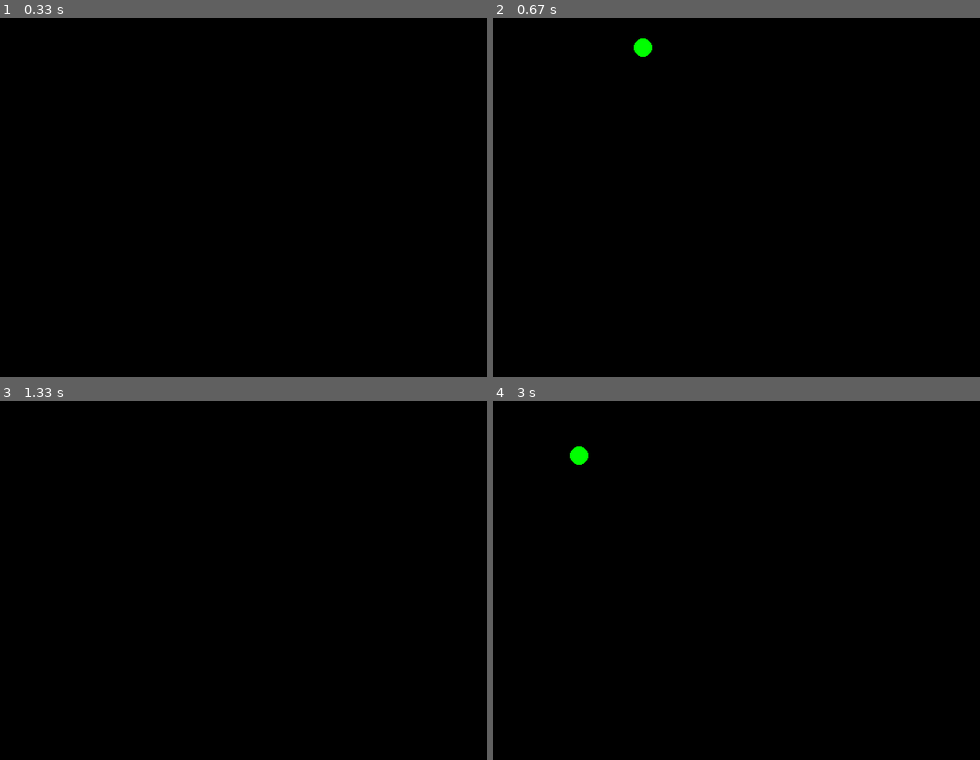
Above: before the commit, frames 1-4 (two rows, left to right).
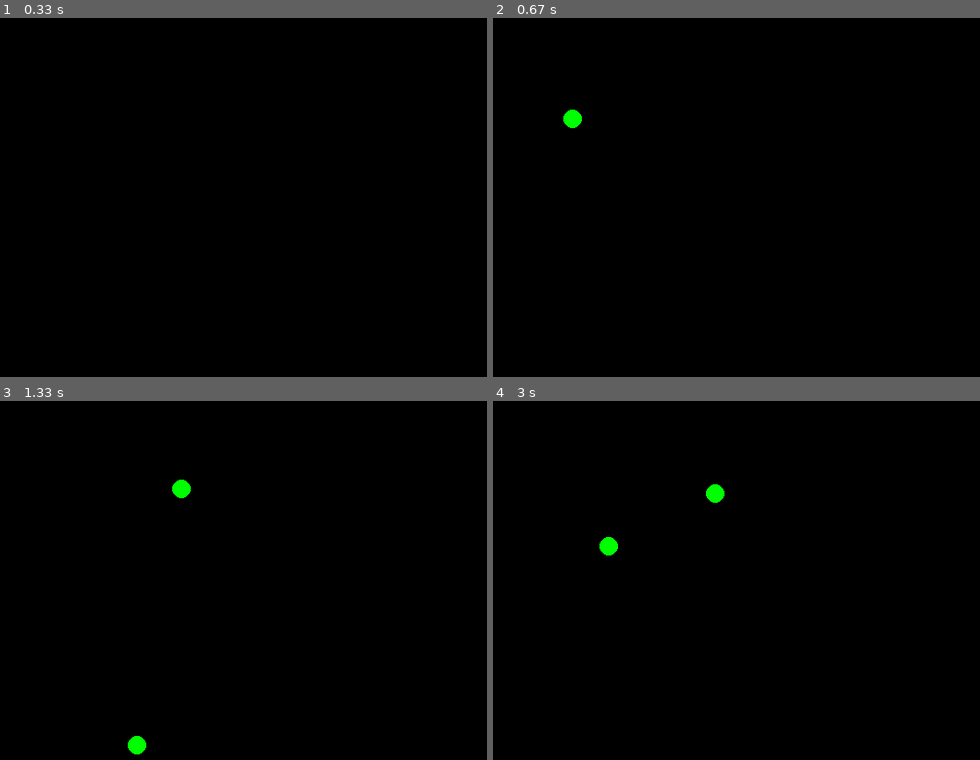
Above: after the commit, the same moments.

Repository: TharitSinsunthorn/Comsem
Game: pygame game, started from particle.py
The game is run twice, just before and just after one commit, with the same random seed, the same clock (stepped at 60 frames per second) and the same inputs.
Inputs (mouse positions are in pixels of both pictures, inside the frame that each line leads up to):
- Up to frame 1 (0.33 s): no input
- Up to frame 2 (0.67 s): click (726, 204) at 0.38 s
- Up to frame 3 (1.33 s): click (238, 609) at 0.72 s; click (63, 530) at 1.05 s
- Up to frame 4 (3 s): click (790, 619) at 1.38 s; click (736, 462) at 1.72 s; click (702, 681) at 2.05 s; click (707, 523) at 2.38 s; click (648, 508) at 2.72 s

Frame 1 is identical in both runs. In frame 2, 0.3% of the frame differs, in the area x 14-33%, y 5-31%; in frame 3, 0.3%; in frame 4, 0.5%, in the area x 15-48%, y 12-44%.

Commit message:
Multiple dot

Diff:
--- a/particle.py
+++ b/particle.py
@@ -1,5 +1,8 @@
 import pygame
 import random
+
+class Particle:
+    pass
 
 def main():
     pygame.init()
@@ -9,9 +12,12 @@
 
     dt = 1.0
     gy = 0.5
+    particle_list = []
+    p = Particle()
+    p.is_alive_ =  False
+    p.x, p.y = 0, 0
+    p.vx, p.vy = 0, 0
     particle_is_alive = False
-    x, y = 0, 0
-    vx, vy = 0, 0
 
     while True:
         frames_per_second = 60
@@ -25,26 +31,29 @@
                 if event.key == pygame.K_ESCAPE:
                     should_quit = True
             elif event.type == pygame.MOUSEBUTTONDOWN:
-                if event.button == 1 and not particle_is_alive:
-                    particle_is_alive = True
-                    x, y = event.pos
-                    vx = random.uniform(-10, 10)
-                    vy = random.uniform(-10, 0)
-
+                if event.button == 1:
+                    p = Particle()
+                    p.is_alive = True
+                    p.x, p.y = event.pos
+                    p.vx = random.uniform(-10, 10)
+                    p.vy = random.uniform(-10, 0)
+                    particle_list.append(p)
         if should_quit:
             break
 
-        if particle_is_alive:
-            vx += gy * dt
-            x += vx * dt
-            y += vy * dt
-            if x < 0 or x > width or y > height:
-                particle_is_alive = False
+        for p in particle_list:
+            p.vy += gy * dt
+            p.x += p.vx * dt
+            p.y += p.vy * dt
+            if p.x < 0 or p.x > width or p.y > height:
+                p.is_alive = False
+
+        particle_list[:] = {p for p in particle_list if p.is_alive}
 
         screen.fill(pygame.Color("black"))
-        if particle_is_alive:
+        for p in particle_list:
             radius = 10
-            pygame.draw.circle(screen, pygame.Color("green"), (x, y), radius)
+            pygame.draw.circle(screen, pygame.Color("green"), (p.x, p.y), radius)
         pygame.display.update()
 
     pygame.quit()
